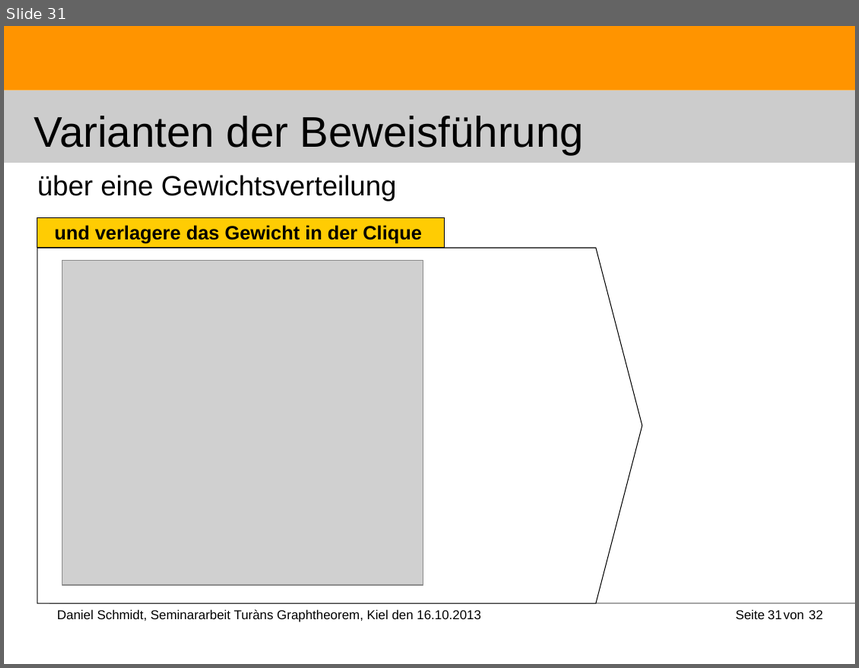
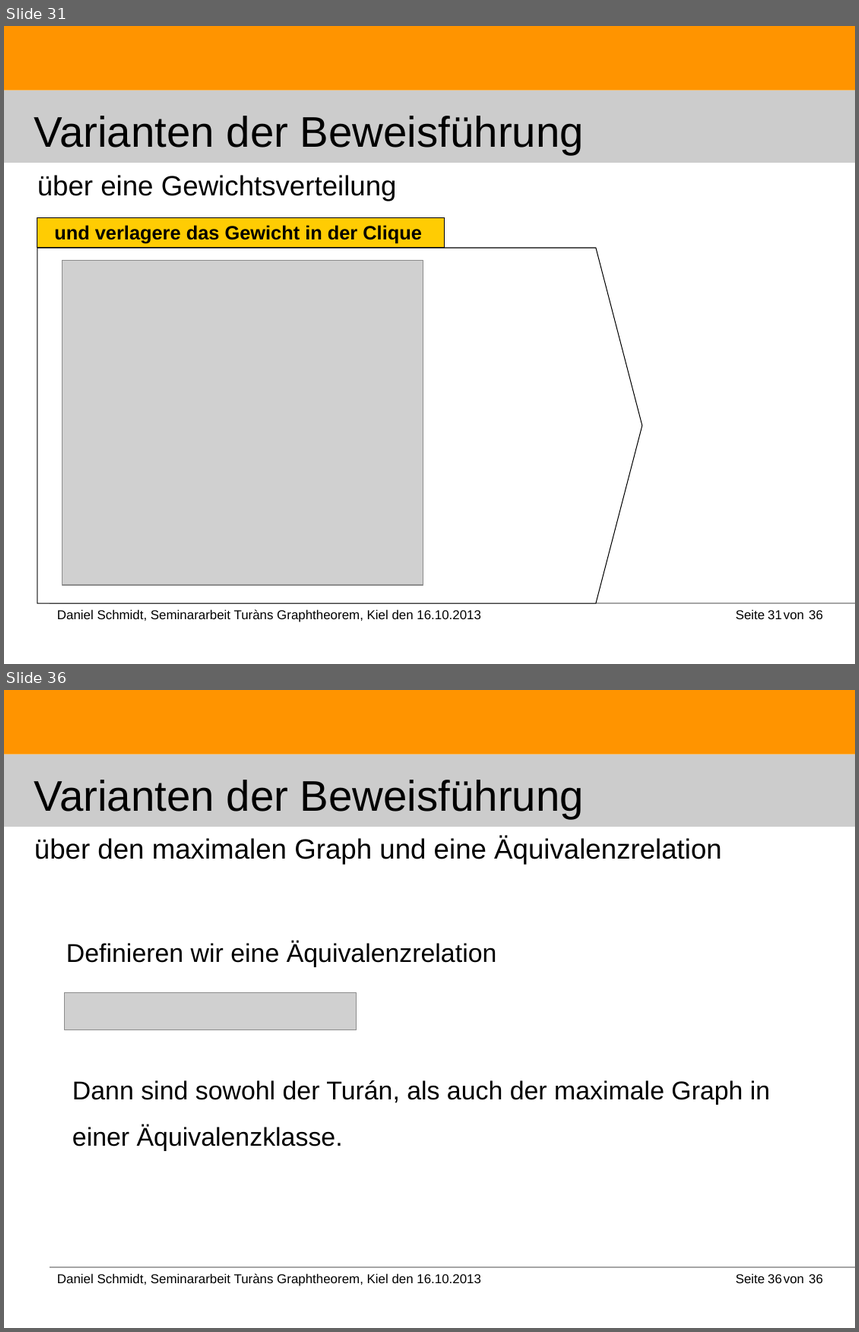
Before and after one commit to DanielMSchmidt/kombinatorik, a slide deck: Kombinatorik.odp. Shown one above the other, each under a label of ours: slide 31 before the commit, slides 31 and 36 after it; the slides between them are not shown. The pictures are 859x668 and 859x1332 pixels, drawn with LibreOffice and Linux fonts; fonts in the diff are those of the drawing; grey boxes stand for pictures. Boxes give left, top, right and bottom in pixels: in the first picture for what was removed or moved away, otherwise in the second. Text is boxed around its words. In the diff, an @@ line names an element or a change of style, - is before the commit and + after.

```diff
--- a/Kombinatorik.odp
+++ b/Kombinatorik.odp
@@ slide 36 added at <box>4,690,855,1328</box>, background #FFFFFF; not listed: 3 template elements that a slide beside it also shows @@
@@ title added at <box>34,780,584,818</box>, 40 pt, text #000000 @@
+Varianten der Beweisführung
@@ title added at <box>34,837,722,864</box>, 26 pt, text #000000 @@
+über den maximalen Graph und eine Äquivalenzrelation
@@ text added at <box>66,942,497,967</box>, 24 pt, text #000000 @@
+Definieren wir eine Äquivalenzrelation
@@ picture added at <box>65,992,357,1030</box> @@
@@ text added at <box>72,1081,770,1151</box>, 24 pt, text #000000 @@
+Dann sind sowohl der Turán, als auch der maximale Graph in einer Äquivalenzklasse.
@@ text added at <box>57,1274,481,1287</box>, 12 pt, text #000000 @@
+Daniel Schmidt, Seminararbeit Turàns Graphtheorem, Kiel den 16.10.2013
@@ text added at <box>736,1274,766,1284</box>, 12 pt, text #000000 @@
+Seite
@@ page number added at <box>768,1274,782,1284</box>, 12 pt, text #000000 @@
+36
@@ text added at <box>784,1277,804,1284</box>, 12 pt, text #000000 @@
+von
@@ text added at <box>809,1274,823,1284</box>, 12 pt, text #000000 @@
+36
@@ slide 31 changed as well @@
@@ text at <box>809,610,823,620</box>: text changed @@
-32
+36
```
Also in this commit, not shown: 30 other slides changed, 3 other slides added, 5 other files.
